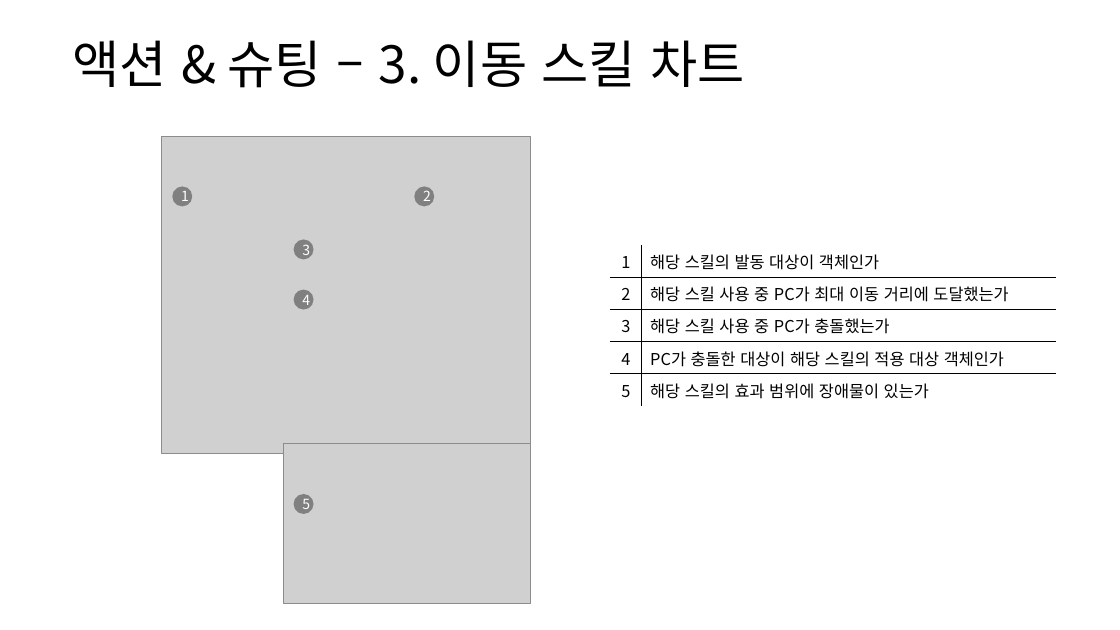
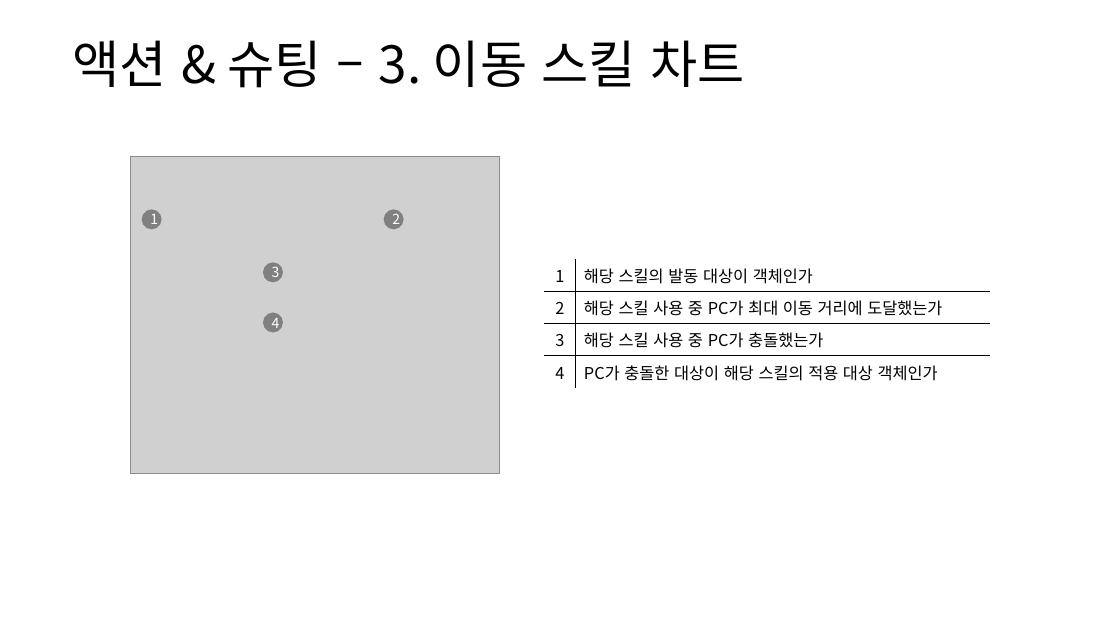
Before and after one commit to yjk0401/unityenginebasic_9th, a slide deck: slide 53 of 기획/방랑엽사전/스킬 시스템 기획서.pptx (slide 52 before the commit). Drawn at 1120x630 pixels with LibreOffice and Linux fonts; fonts in the diff are those of the drawing; grey boxes stand for pictures. Boxes give left, top, right and bottom in pixels: in the first picture for what was removed or moved away, otherwise in the second. Text is boxed around its words. In the diff, an @@ line names an element or a change of style, - is before the commit and + after.

```diff
--- a/기획/방랑엽사전/스킬 시스템 기획서.pptx
+++ b/기획/방랑엽사전/스킬 시스템 기획서.pptx
@@ 2 ellipses, 1 picture moved together from (x1=161, y1=137, x2=531, y2=454) to (x1=130, y1=156, x2=500, y2=473) @@
@@ ellipse "3" moved from (x1=294, y1=239, x2=314, y2=260) to (x1=263, y1=262, x2=283, y2=282) @@
@@ table at (x1=544, y1=259, x2=991, y2=385) @@
-row 5: 5 | 해당 스킬의 효과 범위에 장애물이 있는가
@@ table resized from (x1=610, y1=245, x2=1056, y2=403) to (x1=544, y1=259, x2=991, y2=385) @@
@@ ellipse "4" moved from (x1=294, y1=290, x2=314, y2=310) to (x1=263, y1=313, x2=283, y2=333) @@
@@ picture removed at (x1=284, y1=444, x2=531, y2=603) @@
@@ ellipse removed at (x1=294, y1=494, x2=314, y2=514) @@
-5
```
Also in this commit, not shown: 12 other slides changed, 2 slides added, 2 other files.
